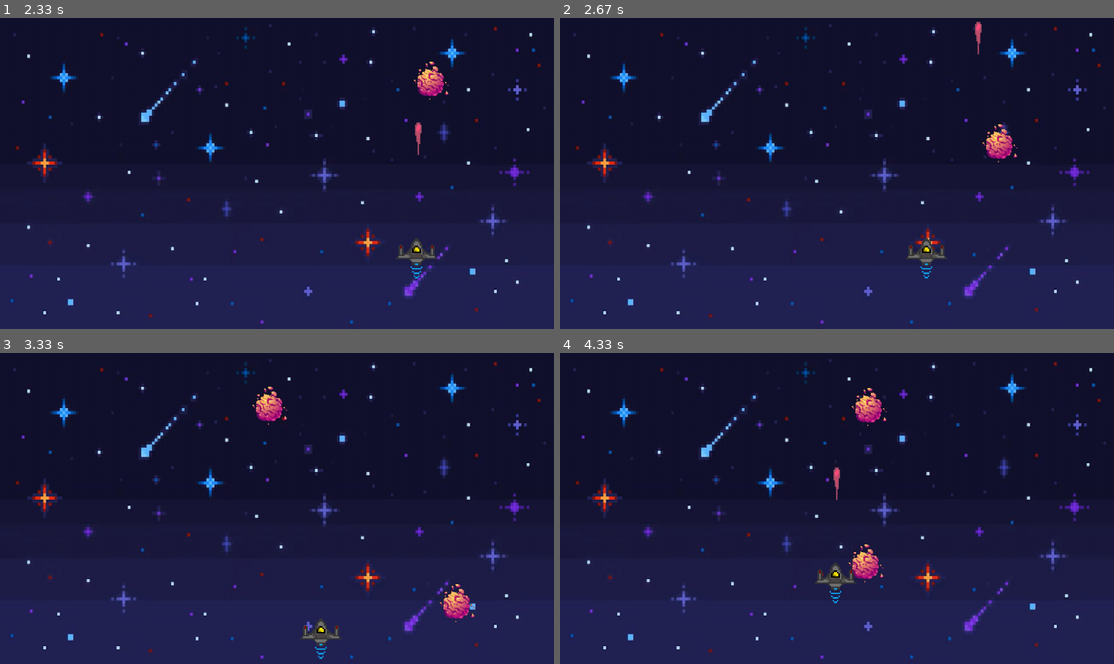
Above: before the commit, frames 1-4 (two rows, left to right).
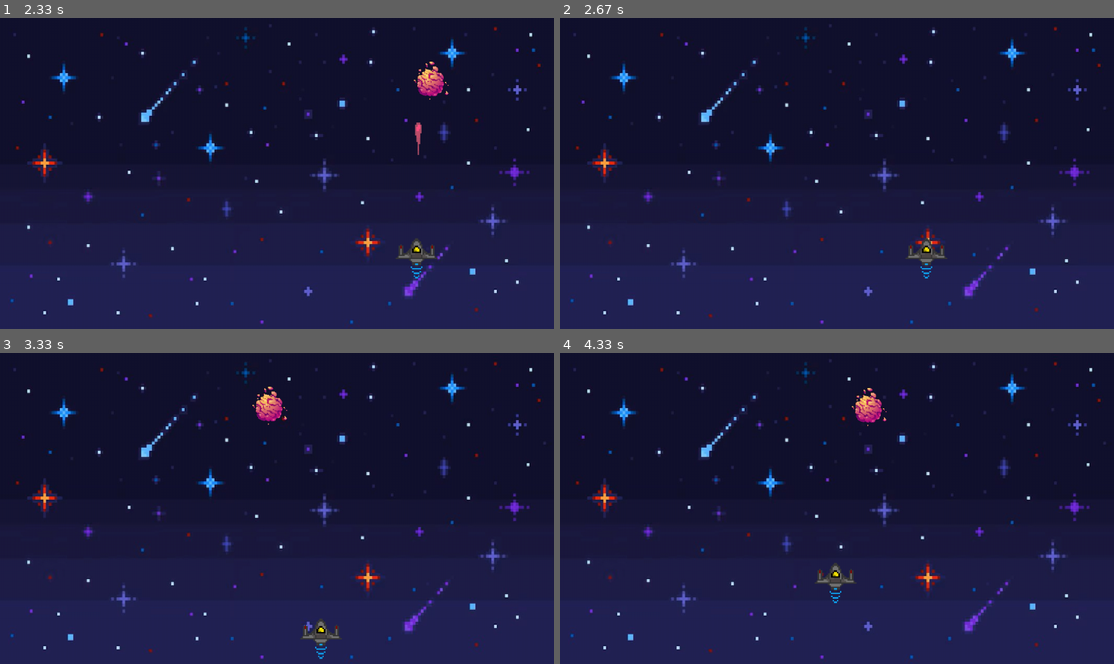
Above: after the commit, the same moments.

Repository: pxrposegen/Python---PyGame-Lib-Projects
Game: pygame game, started from SpaceWars.py
Same seed, same stepped clock (60 frames per second), same inputs: the game is played once before the commit and once after it.
Inputs (mouse positions are in pixels of both pictures, inside the frame that each line leads up to):
- Up to frame 1 (2.33 s): click (277, 173) at 0.38 s; hold D 0.67-1.13 s; hold W 1.17-1.47 s; hold D 1.5-1.97 s; click (144, 176) at 2.05 s
- Up to frame 2 (2.67 s): hold A from 2.33 s (still down)
- Up to frame 3 (3.33 s): release A at 2.87 s; hold S 2.9-3.2 s; hold A from 3.23 s (still down)
- Up to frame 4 (4.33 s): release A at 3.63 s; hold W 3.67-4.03 s; click (1041, 617) at 4.12 s

Frame 1 is identical in both runs. In frame 2, 0.5% of the frame differs, in the area x 74-83%, y 1-47%; in frame 3, 0.4%; in frame 4, 0.5%, in the area x 49-59%, y 36-74%.

Commit message:
Implemented Collisions between Laser and Asteroid also Implemented Collisions between Asteroid and Player, if Player dies, Game Ends

Diff:
--- a/SpaceWars.py
+++ b/SpaceWars.py
@@ -38,7 +38,7 @@
             self.speed = 350
 
         if pygame.mouse.get_just_pressed()[0] and self.can_shoot:
-            Laser(laser_image, self.rect.midtop, all_sprites)
+            Laser(laser_image, self.rect.midtop, (all_sprites,laser_sprites))
             self.can_shoot = False
             self.laser_shoot_time = pygame.time.get_ticks()
 
@@ -62,14 +62,25 @@
         super().__init__(groups)
         self.image = surface
         self.rect = self.image.get_frect(center=position)
-        self.direction = pygame.math.Vector2(uniform(-0.5, 0.5), 1)
+        self.direction = pygame.math.Vector2(uniform(-0.5, 0.5), 1) # Directional Asteroids
         self.speed = randint(300, 500)
 
     def update(self, delta):
-        self.rect.center += self.direction * self.speed * delta
+        self.rect.center += self.direction * self.speed * delta # Sets Asteroid Movement Speed
         if self.rect.top > WINDOW_HEIGHT:
             self.kill()
 
+def collision():
+    global running
+
+    destoryed_ship = pygame.sprite.spritecollide(player,asteroid_sprite,True)
+    if destoryed_ship:
+        running = False
+
+    for laser in laser_sprites:
+        destroyed_asteroid = pygame.sprite.spritecollide(laser,asteroid_sprite,True)
+        if destroyed_asteroid:
+            laser.kill()
 
 pygame.init()
 
@@ -102,11 +113,15 @@
 # Asteroids
 asteroid_image = pygame.image.load(join("assets", "asteroid.png")).convert_alpha()
 asteroid_image = pygame.transform.scale(asteroid_image, (100, 100))
+# Spawns Asteroids at Custom Intervals
 asteroid_event = pygame.event.custom_type()
 pygame.time.set_timer(asteroid_event, 1000)
 
 # Sprite Groups
 all_sprites = pygame.sprite.Group()
+asteroid_sprite = pygame.sprite.Group()
+laser_sprites = pygame.sprite.Group()
+
 player = Player(all_sprites)
 
 while running:
@@ -117,10 +132,14 @@
         if event.type == pygame.QUIT:
             running = False
 
+        # Asteroid Spawn
         if event.type == asteroid_event:
-            Asteroid(asteroid_image, (randint(0, WINDOW_WIDTH), 0), all_sprites)
+            Asteroid(asteroid_image, (randint(0, WINDOW_WIDTH), 0), (all_sprites,asteroid_sprite))
     # Update
     all_sprites.update(delta)
+
+    # Collision
+    collision()
 
     # Display loop
     display_surface.fill((20, 40, 48))
